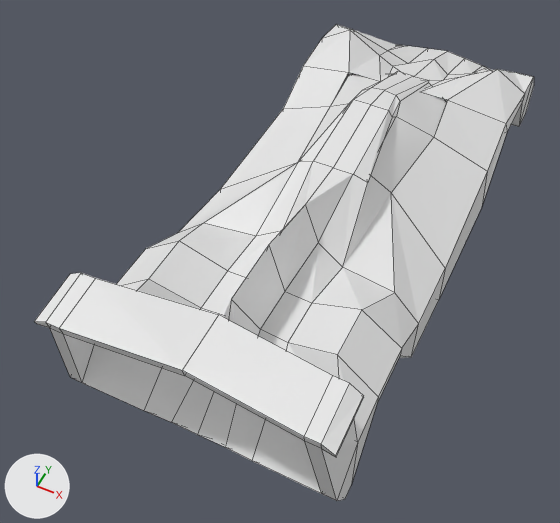
The Blender file models/race_car_body_6.blend, before and after one commit.
The view is the same before and after, from a camera (50 mm lens) standing at (1.65, -4.44, 4.97) and looking at (-0.28, -0.57, 0.15). The axes (+X, +Y, +Z) are drawn at lower left. The lights are the same throughout. The first picture is the older version. Mesh edges are drawn as thin lines.
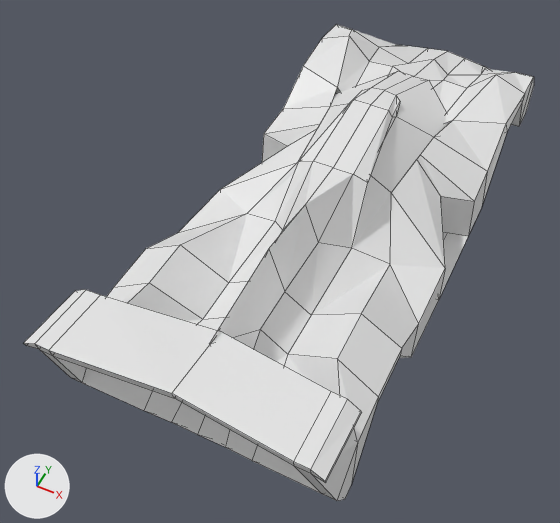
Commit message: feat: update race car body models with new designs

The edits, one by one:
me_cube_001 is used by ob_cube_001; location (0.0, -1.513, 0.0); scale (0.449, 0.458, 0.0467).
Verts and faces of me_cube_001; kept vertices keep their numbers, new ones are numbered from 73.
Before the commit, vertices of me_cube_001: 4 (-2.2, 5.3, 9.9) at pixel (283, 108), 14 (-2.3, 5.3, 0.8), 19 (-1.6, 7.3, 18.4) at pixel (349, 29), 20 (-1.0, 5.9, 18.2) at pixel (348, 72), 21 (-1.1, 5.2, 15.0) at pixel (330, 106).
Before the commit, vertices of me_cube_001: 22 (-1.6, 0.4, 19.5) at pixel (179, 240), 23 (-1.6, -0.5, 19.5) at pixel (148, 278), 31 (-1.8, 1.4, 13.7) at pixel (203, 222), 34 (-0.9, 7.3, 14.4) at pixel (379, 55), 35 (-0.4, 6.1, 16.8).
Before the commit, vertices of me_cube_001: 37 (-0.7, 0.5, 15.9) at pixel (227, 270), 38 (-0.7, -0.4, 15.9) at pixel (201, 307), 40 (-0.8, 1.5, 13.7) at pixel (256, 235), 41 (-2.3, 2.7, 8.4) at pixel (220, 189), 42 (-2.3, 2.7, 0.1).
Before the commit, vertices of me_cube_001: 43 (-0.9, 3.4, 15.2) at pixel (297, 162), 49 (-0.4, 6.4, 15.5), 72 (-1.0, 8.2, 10.5) at pixel (387, 50).
me_cube_001 had 73 vertices, 48 faces and spanned x -2.3..0.0, y -1.9..9.7, z 0.1..25.5.
me_cube_001 now has 75 vertices, 50 faces and spans x -2.3..0.0, y -1.3..9.7, z 0.1..23.5.
Part 1, on me_cube_001:
Faces deleted: (4, 14, 42, 41), (4, 41, 43, 21).
Vertex 19 moves to (-1.6, 7.3, 17.1), pixel (349, 35).
Vertex 20 moves to (-1.2, 5.8, 14.8), pixel (337, 87).
Vertex 22 moves to (-1.6, 0.4, 18.6), pixel (180, 244).
Vertex 23 moves to (-1.6, -0.5, 18.6), pixel (149, 282).
Vertex 31 moves to (-1.4, 2.3, 10.0), pixel (247, 213).
Vertex 34 moves to (-1.1, 7.3, 12.6), pixel (369, 61).
Vertex 35 moves to (-0.9, 5.7, 13.0).
Vertex 37 moves to (-0.7, 0.5, 13.1), pixel (228, 282).
Vertex 38 moves to (-0.7, -0.4, 13.1), pixel (202, 319).
Vertex 40 moves to (-0.7, 2.1, 12.3), pixel (275, 221).
Vertex 49 moves to (-0.4, 6.4, 14.4).
Vertex 72 moves to (-1.2, 8.1, 11.0), pixel (379, 47).
New vertex 73 is at (-1.6, 4.3, 9.3), pixel (287, 146).
New vertex 74 is at (-2.2, 4.4, 9.4), pixel (263, 133).
New vertex 75 is at (-2.3, 4.4, 0.6).
New vertex 76 is at (-1.7, 4.3, 0.5).
New vertex 77 is at (-1.0, 4.6, 15.1), pixel (320, 123).
New vertex 78 is at (-1.0, 4.4, 15.1), pixel (317, 128).
New faces: (4, 14, 75, 74), (41, 43, 78, 73), (4, 74, 77, 21), (73, 78, 77, 74), (41, 73, 76, 42).
Other edits to the shape of me_cube_001 do not show in these pictures.
me_cube_004 is used by ob_cube_002; location (0.0, -1.513, 0.0); scale (0.449, 0.458, 0.0467).
Verts and faces of me_cube_004; kept vertices keep their numbers, new ones are numbered from 113.
me_cube_004 had 113 vertices, 78 faces and spanned x -2.3..0.0, y -2.1..9.7, z 0.1..26.6.
me_cube_004 now has 115 vertices, 78 faces and spans x -2.3..0.0, y -2.4..9.7, z 0.1..24.3.
Part 2, on me_cube_004:
3 vertices are removed from x -1.0..-0.4, y 5.0..7.0, z 13.5..22.0.
2 faces are deleted.
7 vertices in x -2.3..0.0, y -1.3..-1.0, z 24.0..26.5 move by (0.0, 0.0, -3.6).
4 vertices in x -2.3..0.0, y -2.1..-1.9, z 23.5..24.9 move by (0.0, -0.3, -1.5).
4 vertices in x -2.1..0.0, y -2.1..-1.9, z 23.3..25.1 move by (0.0, -0.3, -1.4).
3 vertices move from x -2.1..0.0, y -1.3..0.5, z 25.1..26.6 to x -2.1..0.0, y -1.3..0.5, z 22.5..24.3.
1 vertex is added at (-1.4, 5.8, 12.1).
1 new face joins them, smooth.
Part 3, on me_cube_004:
New vertex 114 is at (-1.6, 4.3, 9.3), pixel (287, 146).
New vertex 115 is at (-2.2, 4.4, 9.4), pixel (263, 133).
New vertex 116 is at (-2.3, 4.4, 0.6).
New vertex 117 is at (-1.7, 4.3, 0.5).
New faces: (114, 115, 116, 117).

Boxes [x1, y1, x2, y2] around the edits, measured in the pictures (560 x 523 px; the box of a moved part takes in the faces that stretch with it):
'Cube.001', reshaped: before [117, 24, 534, 485]; after [107, 24, 534, 485]
'Cube.002', reshaped: before [34, 44, 523, 501]; after [24, 44, 523, 501]
part 1 of me_cube_001, cut back: before [117, 27, 527, 441]; after [107, 27, 527, 441]
part 2 of me_cube_004, moved or reshaped: before [34, 74, 446, 501]; after [24, 72, 451, 501]
part 3 of me_cube_004, added: after [262, 134, 474, 236]
